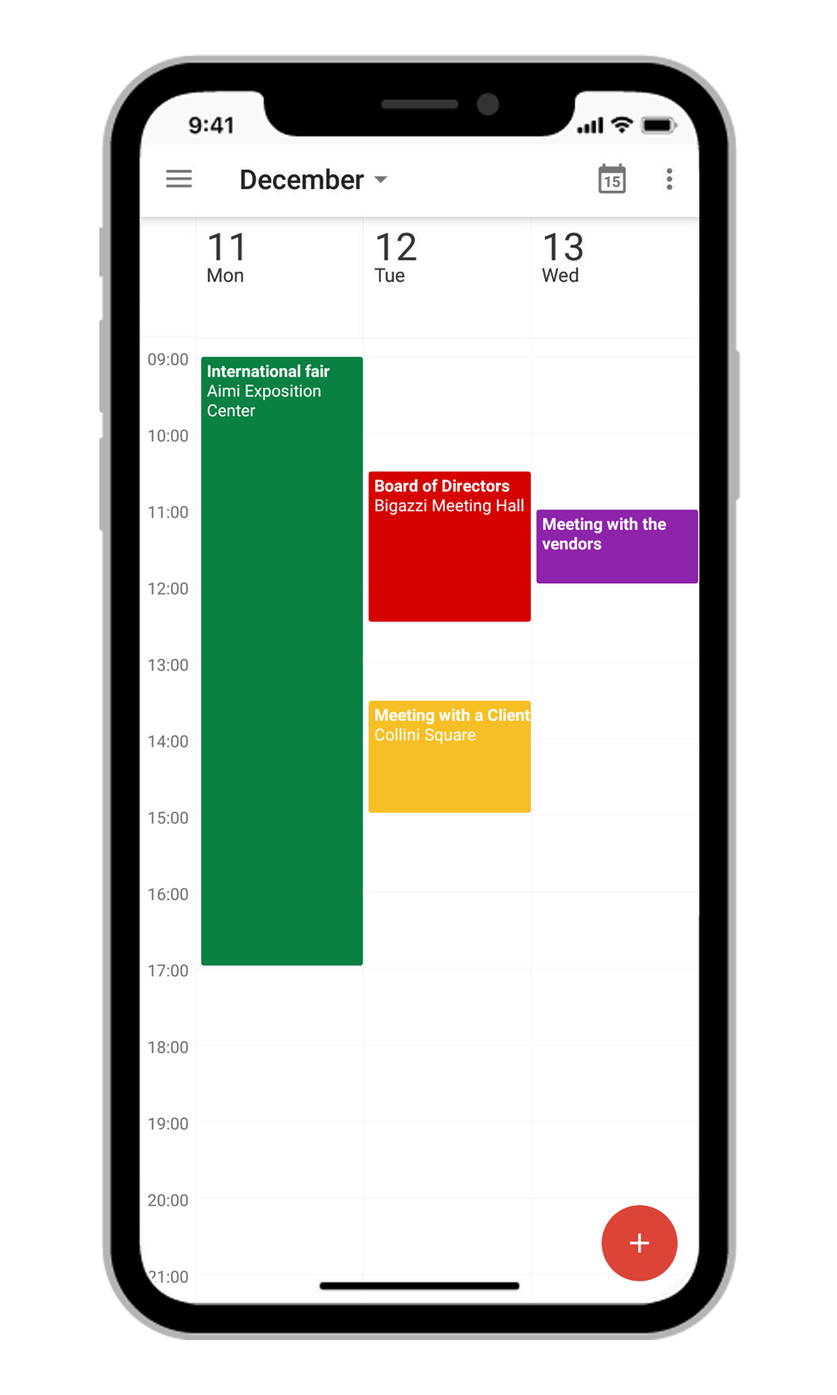
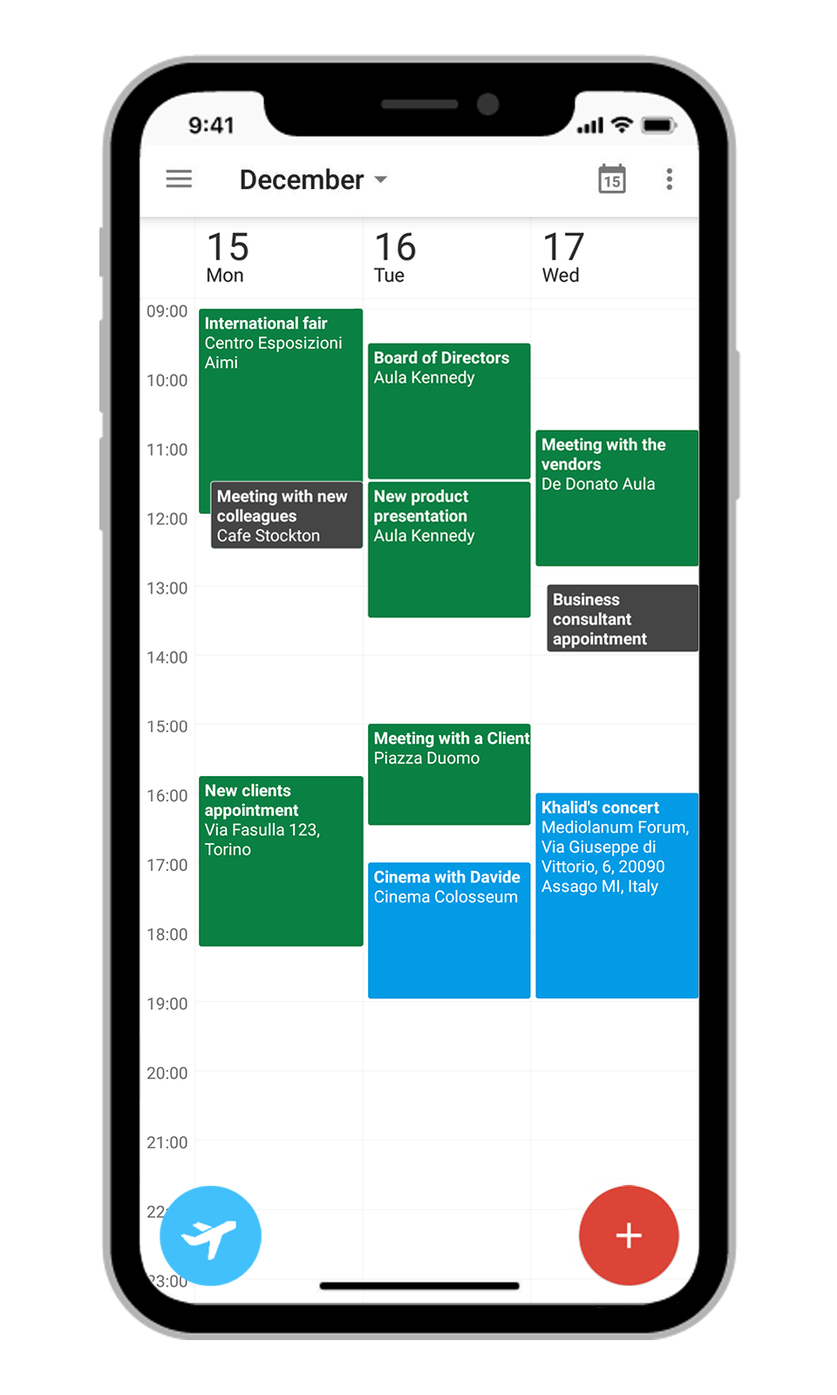
The second 837 x 1395 image is a revision of the first. Changes to its layers:
renamed "+" to "Add Event", painted on it over [578, 1184, 681, 1287]
added layer "Trip Button" above "Bottom Bar" over [159, 1185, 262, 1287]
added layer "Livello 1" above "Livello 2" over [198, 308, 354, 515]
added layer "Livello 2" above "Calendar" over [198, 775, 364, 948]
painted on "Calendar" over [140, 161, 700, 1315]
